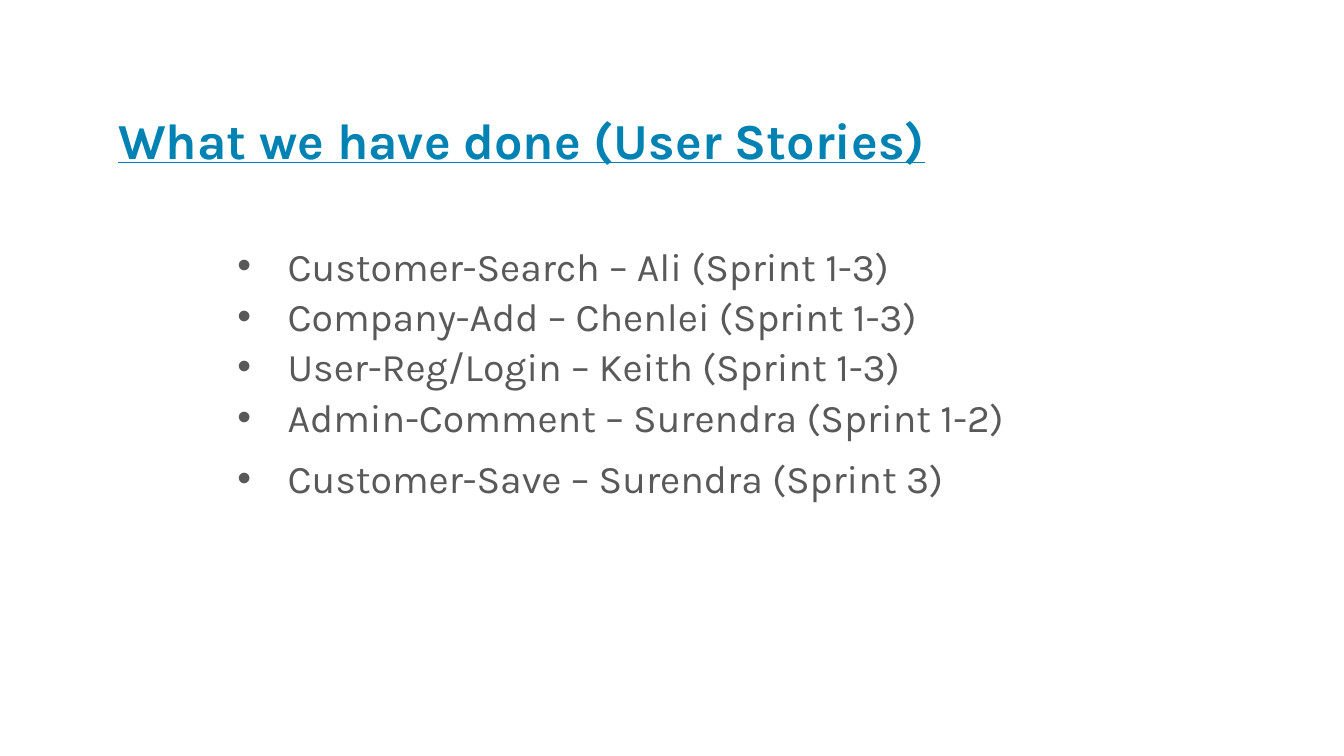
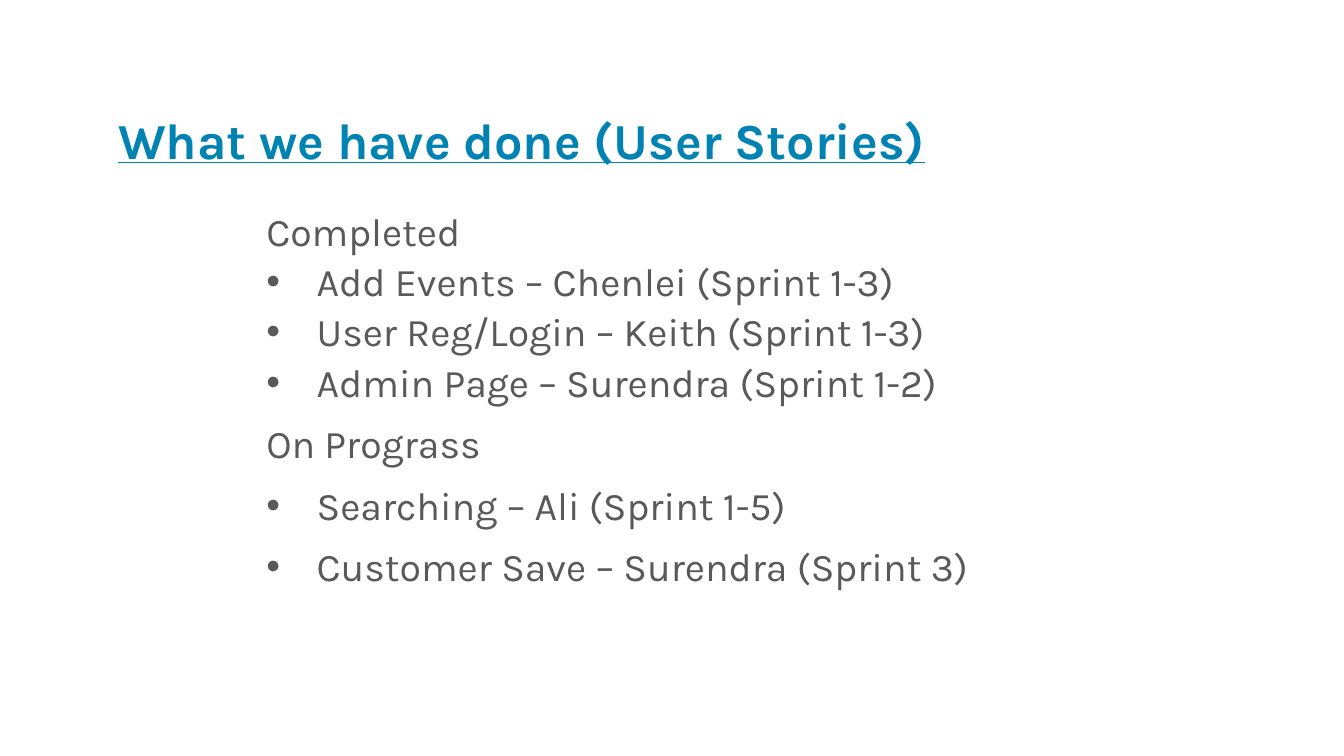
Before and after one commit to JoeyTatu/BusinessAppDev, a slide deck: slide 4 of Chenlei-- Presentation Slide.pptx. Drawn at 1344x756 pixels with LibreOffice and Linux fonts; fonts in the diff are those of the drawing; background and template pictures are left out. Boxes give left, top, right and bottom in pixels: in the first picture for what was removed or moved away, otherwise in the second. Text is boxed around its words. In the diff, an @@ line names an element or a change of style, - is before the commit and + after.

Commit message:
final slides

```diff
--- a/Chenlei-- Presentation Slide.pptx
+++ b/Chenlei-- Presentation Slide.pptx
@@ text at (266,219,968,590): text changed @@
-• Customer-Search – Ali (Sprint 1-3)
-• Company-Add – Chenlei (Sprint 1-3)
-• User-Reg/Login – Keith (Sprint 1-3)
-• Admin-Comment – Surendra (Sprint 1-2)
-• Customer-Save – Surendra (Sprint 3)
+Completed
+• Add Events – Chenlei (Sprint 1-3)
+• User Reg/Login – Keith (Sprint 1-3)
+• Admin Page – Surendra (Sprint 1-2)
+On Prograss
+• Searching – Ali (Sprint 1-5)
+• Customer Save – Surendra (Sprint 3)
```
Also in this commit, not shown: 1 other slide changed.
